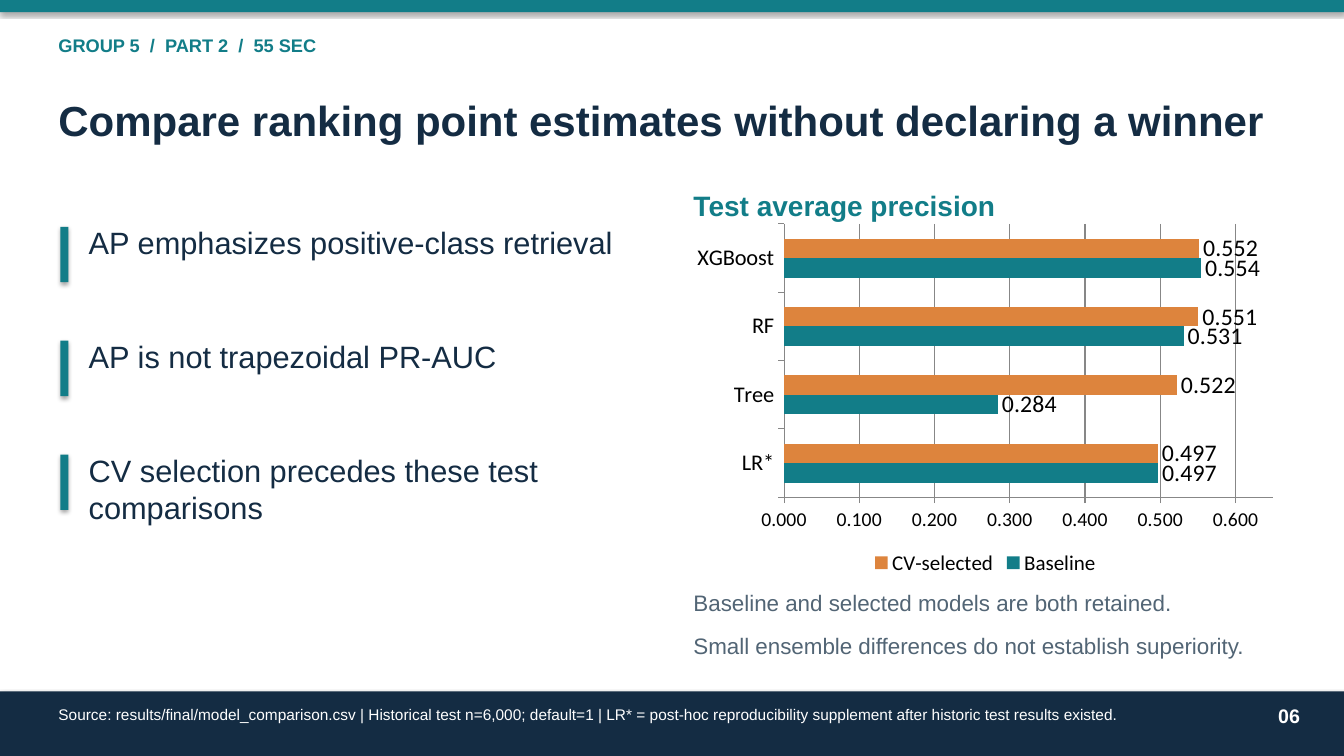
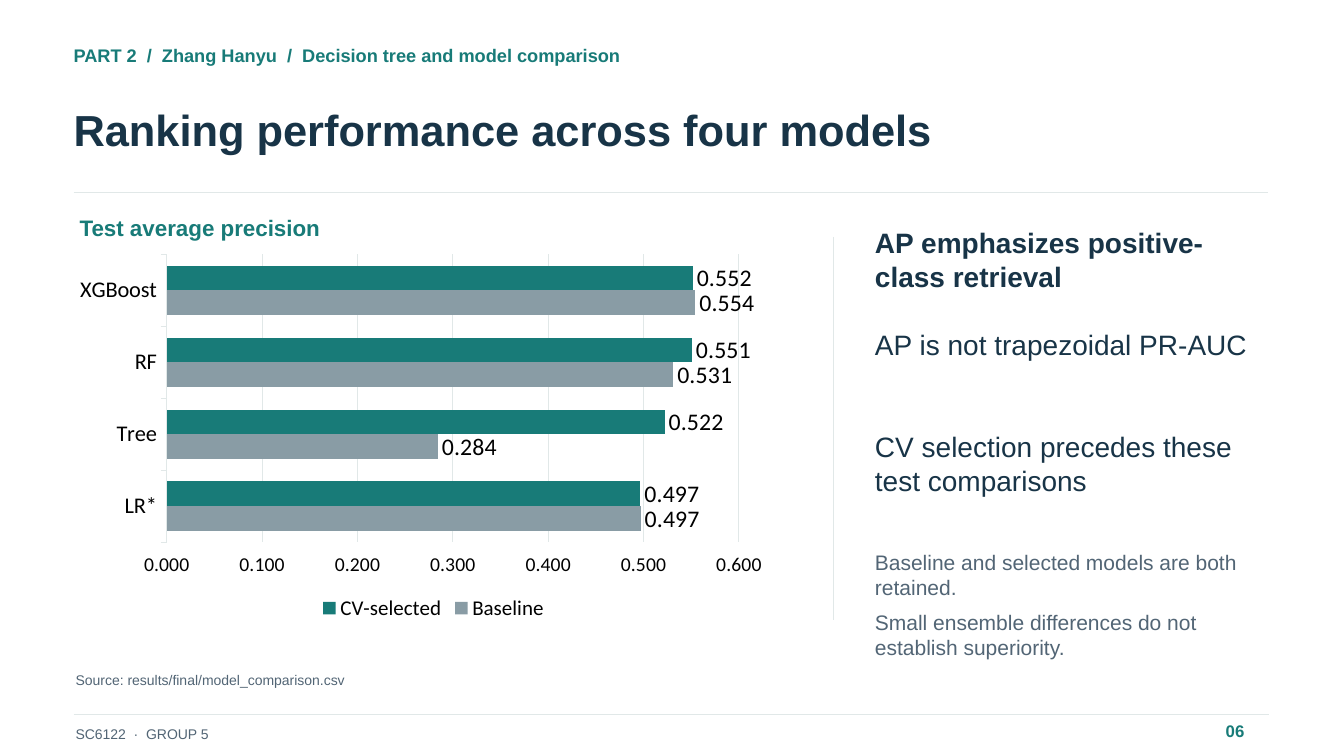
Before and after one commit to IcantFind-a-username/-SC6122-Group5-Credit-Default, a slide deck: slide 6 of submission/Group5_Presentation.pptx. Drawn at 1344x756 pixels with LibreOffice and Linux fonts; fonts in the diff are those of the drawing. Boxes give left, top, right and bottom in pixels: in the first picture for what was removed or moved away, otherwise in the second. Text is boxed around its words. In the diff, an @@ line names an element or a change of style, - is before the commit and + after.

```diff
--- a/submission/Group5_Presentation.pptx
+++ b/submission/Group5_Presentation.pptx
@@ rectangle removed at (0,0,1344,12) @@
@@ text added at (74,48,620,66), 13 pt, text #187B78, bold @@
+PART 2 / Zhang Hanyu / Decision tree and model comparison
@@ text removed at (58,105,1263,145) @@
-Compare ranking point estimates without declaring a winner
@@ text at (74,114,932,154): text changed; size 13 to 31 pt; text colour #127D88 to #183447 @@
-GROUP 5 / PART 2 / 55 SEC
+Ranking performance across four models
@@ line added from (74, 193) to (1268, 193), #E1E8E8 1 pt @@
@@ rectangle removed at (60,227,69,282) @@
@@ text "Test average precision": place and size @@
-text "Test average precision" at (693,195,995,221)
+text "Test average precision" at (80,219,320,241)
@@ text "Test average precision" at (80,219,320,241): size 20 to 16 pt, text colour #127D88 to #187B78; less space between paragraphs @@
@@ line added from (834, 237) to (834, 620), #E1E8E8 1 pt @@
@@ text "AP emphasizes positive-class retrieval": place and size @@
-text "AP emphasizes positive-class retrieval" at (89,231,612,260)
+text "AP emphasizes positive-class retrieval" at (875,232,1203,288)
@@ text "AP emphasizes positive-class retrieval" at (875,232,1203,288): size 22 to 20 pt, text colour #142C43 to #183447, bold on; less space between paragraphs @@
@@ bar chart at (66,247,802,625) @@
@@ colour of Baseline #127D88 to #899CA5 @@
@@ colour of CV-selected #DD843D to #187B78 @@
@@ category axis changed @@
@@ value axis changed @@
@@ bar spacing changed @@
@@ bar chart: place and size @@
-bar chart at (686,217,1286,580)
+bar chart at (66,247,802,625)
@@ text "AP is not trapezoidal PR-AUC" at (875,334,1246,360): size 22 to 20 pt, text colour #142C43 to #183447; less space between paragraphs @@
@@ text "AP is not trapezoidal PR-AUC": place and size @@
-text "AP is not trapezoidal PR-AUC" at (89,345,497,374)
+text "AP is not trapezoidal PR-AUC" at (875,334,1246,360)
@@ rectangle removed at (60,341,69,396) @@
@@ text "CV selection precedes these test ...": place and size @@
-text "CV selection precedes these test ..." at (89,459,538,524)
+text "CV selection precedes these test ..." at (875,436,1232,496)
@@ text "CV selection precedes these test ..." at (875,436,1232,496): size 22 to 20 pt, text colour #142C43 to #183447; less space between paragraphs @@
@@ rectangle removed at (60,455,69,510) @@
@@ text "Baseline and selected models are ...": place and size @@
-text "Baseline and selected models are ..." at (693,595,1244,659)
+text "Baseline and selected models are ..." at (875,555,1237,655)
@@ text "Baseline and selected models are ..." at (875,555,1237,655): size 16 to 15 pt; less space between paragraphs @@
@@ text at (76,675,345,688): text changed; size 11 to 10 pt; text colour #FFFFFF to #526575 @@
-Source: results/final/model_comparison.csv | Historical test n=6,000; default=1 | LR* = post-hoc reproducibility supplement after historic test results existed.
+Source: results/final/model_comparison.csv
@@ rectangle removed at (0,692,1344,756) @@
@@ line added from (74, 715) to (1269, 715), #E1E8E8 1 pt @@
@@ text "06": place and size @@
-text "06" at (1278,709,1300,724)
+text "06" at (1226,725,1245,737)
@@ text "06" at (1226,725,1245,737): size 14 to 12 pt, text colour #FFFFFF to #187B78; less space between paragraphs @@
@@ text added at (76,729,209,739), 10 pt, text #526575 @@
+SC6122 · GROUP 5
```
Also in this commit, not shown: 14 other slides changed, 1 slide added, 1 slide removed, 13 other files.
